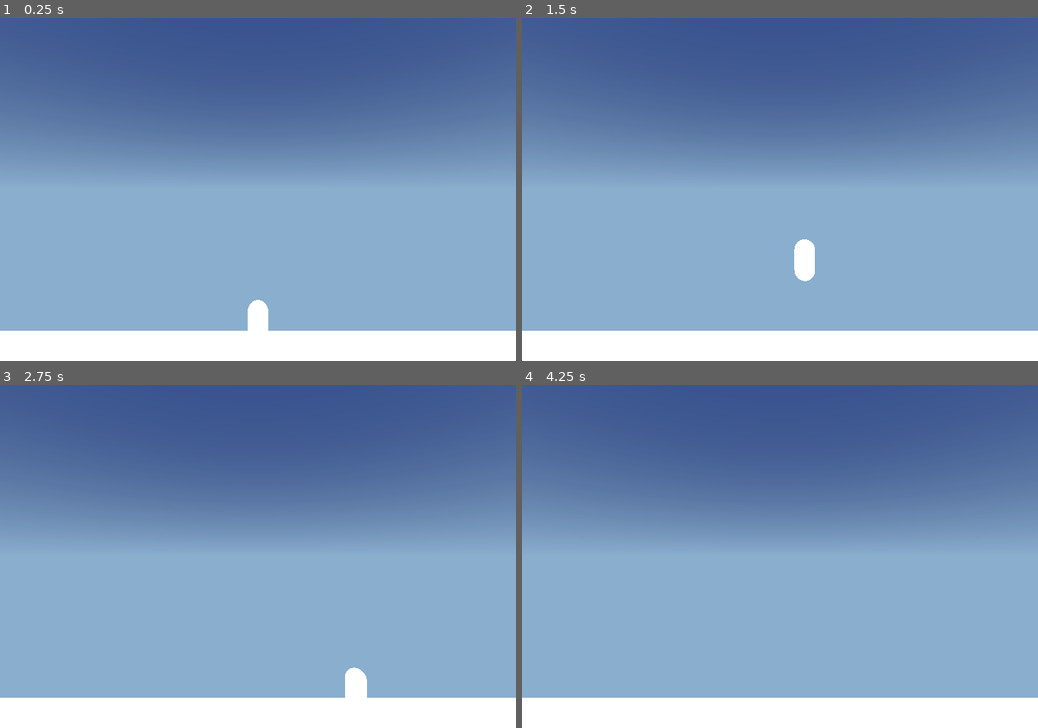
Above: before the commit, frames 1-4 (two rows, left to right).
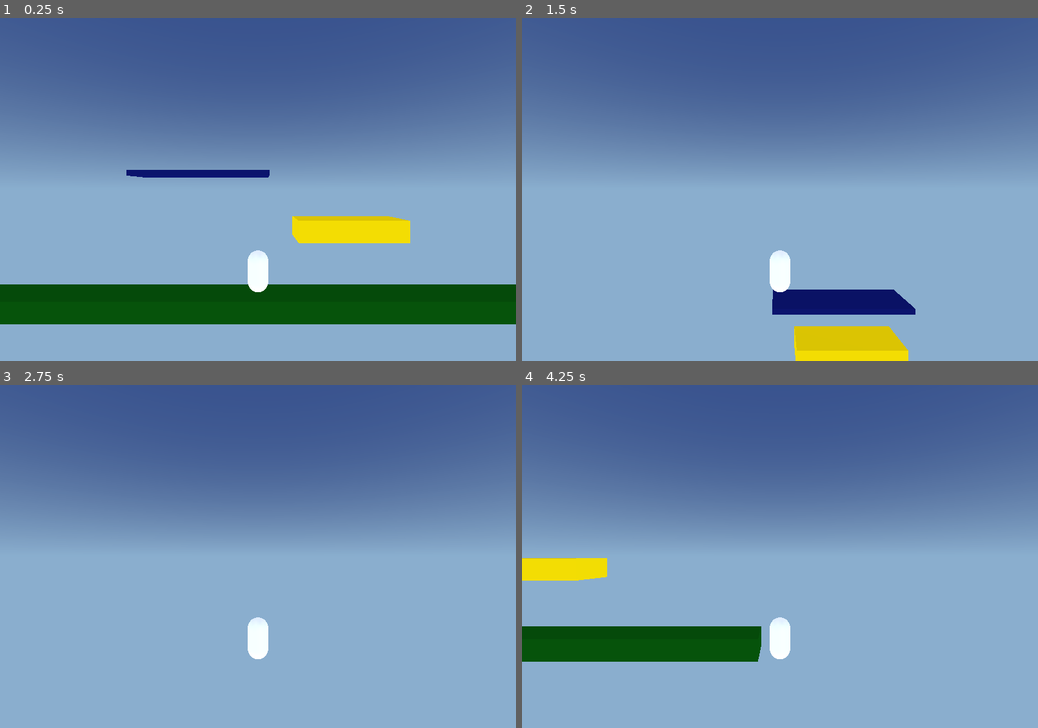
Above: after the commit, the same moments.

Repository: CaffeinatedCM/scorespacejam_9_game
Game: Godot game, scene res://levels/Sandbox.tscn
The game is run twice, just before and just after one commit, with the same random seed, the same clock (stepped at 60 frames per second) and the same inputs.
Inputs:
- Up to frame 1 (0.25 s): no input
- Up to frame 2 (1.5 s): hold D (move_right) 0.53-1.28 s; tap Space (jump) at 0.6, 0.77, 1.07, 1.35 s; hold A (move_left) from 1.28 s (still down)
- Up to frame 3 (2.75 s): tap Space (jump) at 1.52, 1.82, 2.1 s; release A (move_left) at 2.03 s; hold D (move_right) from 2.03 s (still down)
- Up to frame 4 (4.25 s): tap Space (jump) at 2.85, 3.02, 3.32, 3.6, 3.77, 4.07 s; release D (move_right) at 3.53 s; hold A (move_left) from 3.53 s (still down)

The runs differ from the first frame. In frame 1, 23% of the frame differs, in the area x 0-100%, y 44-100%; in frame 2, 12%; in frame 3, 9.6%; in frame 4, 15%.

Commit message:
bleh

Diff:
--- a/game/characters/player/Player.tscn
+++ b/game/characters/player/Player.tscn
@@ -32,7 +32,11 @@
 
 [node name="Player" type="KinematicBody"]
 collision_layer = 2
+collision_mask = 5
 script = SubResource( 3 )
+__meta__ = {
+"_edit_group_": true
+}
 
 [node name="PlayerStateMachine" type="Node" parent="."]
 script = ExtResource( 3 )
--- a/game/characters/player/states/PlayerBaseState.gd
+++ b/game/characters/player/states/PlayerBaseState.gd
@@ -2,4 +2,3 @@
 class_name PlayerBaseState
 
 onready var player = get_parent().get_parent()
-onready var playerSprite = player.get_node("Sprite")
--- a/game/characters/player/states/movement/Jump.gd
+++ b/game/characters/player/states/movement/Jump.gd
@@ -1,7 +1,7 @@
 extends PlayerBaseState
 
-export var JUMP_POWER = 10
-export var GRAVITY = 9.8
+export var JUMP_POWER = 15
+export var GRAVITY = 12
 
 var has_jumped = false
 var velocity = Vector3.ZERO
@@ -21,7 +21,10 @@
     if not has_jumped:
         velocity.y = JUMP_POWER
         has_jumped = true
+        player.set_collision_mask_bit(2, false)
     else:
         velocity.y = velocity.linear_interpolate(Vector3(0, -GRAVITY, 0), delta).y
+        if velocity.y < 0:
+            player.set_collision_mask_bit(2, true)
 
     velocity = player.move_and_slide(velocity, Vector3.UP)
--- a/game/characters/player/states/movement/Moving.gd
+++ b/game/characters/player/states/movement/Moving.gd
@@ -1,6 +1,6 @@
 extends PlayerBaseState
 
-export var MAX_SPEED = 20
+export var MAX_SPEED = 15
 export var GRAVITY = 9.8
 
 var velocity = Vector3.ZERO
--- a/game/default_env.tres
+++ b/game/default_env.tres
@@ -6,7 +6,7 @@
 background_mode = 2
 background_sky = ExtResource( 1 )
 ambient_light_color = Color( 0.5, 0.5, 0.5, 1 )
-ambient_light_energy = 3.0
+ambient_light_energy = 2.0
 ambient_light_sky_contribution = 0.3
 tonemap_mode = 2
 tonemap_white = 4.0
--- /dev/null
+++ b/game/levels/Death.gd
@@ -0,0 +1,4 @@
+extends Area
+
+func _on_Death_body_entered(_player):
+    get_tree().quit()
--- a/game/levels/Sandbox.tscn
+++ b/game/levels/Sandbox.tscn
@@ -1,15 +1,39 @@
-[gd_scene load_steps=3 format=2]
+[gd_scene load_steps=7 format=2]
 
 [ext_resource path="res://characters/player/Player.tscn" type="PackedScene" id=1]
 [ext_resource path="res://world/ground/Ground.tscn" type="PackedScene" id=2]
+[ext_resource path="res://levels/Death.gd" type="Script" id=3]
+[ext_resource path="res://world/platform/Platform.tscn" type="PackedScene" id=4]
+[ext_resource path="res://world/moving_platform/MovingPlatform.tscn" type="PackedScene" id=5]
+
+[sub_resource type="BoxShape" id=1]
+extents = Vector3( 100, 0.5, 100 )
 
 [node name="Sandbox" type="Spatial"]
-
-[node name="Camera" type="Camera" parent="."]
-transform = Transform( 1, 0, 0, 0, 1, 0, 0, 0, 1, 0, 8, 12 )
-current = true
 
 [node name="Player" parent="." instance=ExtResource( 1 )]
 transform = Transform( 1, 0, 0, 0, 1, 0, 0, 0, 1, 0, 1.84312, 0 )
 
+[node name="Camera" type="Camera" parent="Player"]
+transform = Transform( 1, 0, 0, 0, 1, 0, 0, 0, 1, 0, 4, 12 )
+current = true
+
 [node name="Ground" parent="." instance=ExtResource( 2 )]
+
+[node name="Death" type="Area" parent="."]
+transform = Transform( 1, 0, 0, 0, 1, 0, 0, 0, 1, 0, -1.20167, 0 )
+collision_layer = 0
+collision_mask = 2
+script = ExtResource( 3 )
+__meta__ = {
+"_edit_group_": true
+}
+
+[node name="CollisionShape" type="CollisionShape" parent="Death"]
+shape = SubResource( 1 )
+
+[node name="Platform" parent="." instance=ExtResource( 4 )]
+
+[node name="Spatial" parent="." instance=ExtResource( 5 )]
+transform = Transform( 1, 0, 0, 0, 1, 0, 0, 0, 1, -3.7647, 6.25157, 0.730398 )
+[connection signal="body_entered" from="Death" to="Death" method="_on_Death_body_entered"]
--- a/game/project.godot
+++ b/game/project.godot
@@ -48,16 +48,19 @@
 move_left={
 "deadzone": 0.5,
 "events": [ Object(InputEventKey,"resource_local_to_scene":false,"resource_name":"","device":0,"alt":false,"shift":false,"control":false,"meta":false,"command":false,"pressed":false,"scancode":65,"unicode":0,"echo":false,"script":null)
+, Object(InputEventJoypadMotion,"resource_local_to_scene":false,"resource_name":"","device":0,"axis":0,"axis_value":-1.0,"script":null)
  ]
 }
 move_right={
 "deadzone": 0.5,
 "events": [ Object(InputEventKey,"resource_local_to_scene":false,"resource_name":"","device":0,"alt":false,"shift":false,"control":false,"meta":false,"command":false,"pressed":false,"scancode":68,"unicode":0,"echo":false,"script":null)
+, Object(InputEventJoypadMotion,"resource_local_to_scene":false,"resource_name":"","device":0,"axis":0,"axis_value":1.0,"script":null)
  ]
 }
 jump={
 "deadzone": 0.5,
 "events": [ Object(InputEventKey,"resource_local_to_scene":false,"resource_name":"","device":0,"alt":false,"shift":false,"control":false,"meta":false,"command":false,"pressed":false,"scancode":32,"unicode":0,"echo":false,"script":null)
+, Object(InputEventJoypadButton,"resource_local_to_scene":false,"resource_name":"","device":0,"button_index":0,"pressure":0.0,"pressed":false,"script":null)
  ]
 }
 
@@ -67,6 +70,7 @@
 3d_physics/layer_1="world"
 2d_physics/layer_2="player"
 3d_physics/layer_2="player"
+3d_physics/layer_3="pass_through"
 
 [rendering]
 
--- a/game/world/ground/Ground.tscn
+++ b/game/world/ground/Ground.tscn
@@ -1,12 +1,19 @@
-[gd_scene load_steps=3 format=2]
+[gd_scene load_steps=4 format=2]
+
+[sub_resource type="SpatialMaterial" id=3]
+albedo_color = Color( 0.0156863, 0.305882, 0.027451, 1 )
 
 [sub_resource type="CubeMesh" id=1]
+material = SubResource( 3 )
 size = Vector3( 30, 1, 2 )
 
 [sub_resource type="BoxShape" id=2]
 extents = Vector3( 15, 0.5, 1 )
 
 [node name="Ground" type="StaticBody"]
+__meta__ = {
+"_edit_group_": true
+}
 
 [node name="CSGMesh" type="CSGMesh" parent="."]
 mesh = SubResource( 1 )
--- /dev/null
+++ b/game/world/moving_platform/MovingPlatform.gd
@@ -0,0 +1,24 @@
+extends KinematicBody
+
+export var direction = Vector3.RIGHT
+export var distance = 10
+export var speed = 5
+
+var start_position
+var end_position
+var current_direction
+
+func _ready():
+    start_position = global_transform.origin
+    end_position = global_transform.origin + direction * distance
+
+func _physics_process(delta):
+
+    if is_zero_approx(global_transform.origin.distance_to(end_position)):
+        direction.x = - direction.x
+        direction.y = - direction.y
+        start_position = global_transform.origin
+        end_position = global_transform.origin + direction * distance
+
+    var velocity = direction * speed
+    global_transform.origin = global_transform.origin + velocity * delta
--- /dev/null
+++ b/game/world/moving_platform/MovingPlatform.tscn
@@ -0,0 +1,27 @@
+[gd_scene load_steps=5 format=2]
+
+[ext_resource path="res://world/moving_platform/MovingPlatform.gd" type="Script" id=1]
+
+[sub_resource type="BoxShape" id=3]
+extents = Vector3( 3, 0.125, 1 )
+
+[sub_resource type="CubeMesh" id=1]
+size = Vector3( 6, 0.25, 2 )
+
+[sub_resource type="SpatialMaterial" id=2]
+albedo_color = Color( 0.0392157, 0.0666667, 0.372549, 1 )
+
+[node name="Spatial" type="KinematicBody"]
+collision_layer = 4
+collision_mask = 0
+script = ExtResource( 1 )
+__meta__ = {
+"_edit_group_": true
+}
+
+[node name="CollisionShape" type="CollisionShape" parent="."]
+shape = SubResource( 3 )
+
+[node name="CSGMesh" type="CSGMesh" parent="."]
+mesh = SubResource( 1 )
+material = SubResource( 2 )
--- /dev/null
+++ b/game/world/platform/Platform.tscn
@@ -0,0 +1,27 @@
+[gd_scene load_steps=5 format=2]
+
+[sub_resource type="PhysicsMaterial" id=1]
+
+[sub_resource type="BoxShape" id=2]
+extents = Vector3( 2.5, 0.5, 1 )
+
+[sub_resource type="CubeMesh" id=3]
+size = Vector3( 5, 1, 2 )
+
+[sub_resource type="SpatialMaterial" id=4]
+albedo_color = Color( 0.980392, 0.827451, 0, 1 )
+
+[node name="Platform" type="StaticBody"]
+transform = Transform( 1, 0, 0, 0, 1, 0, 0, 0, 1, 4.32357, 3.63584, 0 )
+collision_layer = 4
+physics_material_override = SubResource( 1 )
+__meta__ = {
+"_edit_group_": true
+}
+
+[node name="CollisionShape" type="CollisionShape" parent="."]
+shape = SubResource( 2 )
+
+[node name="CSGMesh" type="CSGMesh" parent="."]
+mesh = SubResource( 3 )
+material = SubResource( 4 )
